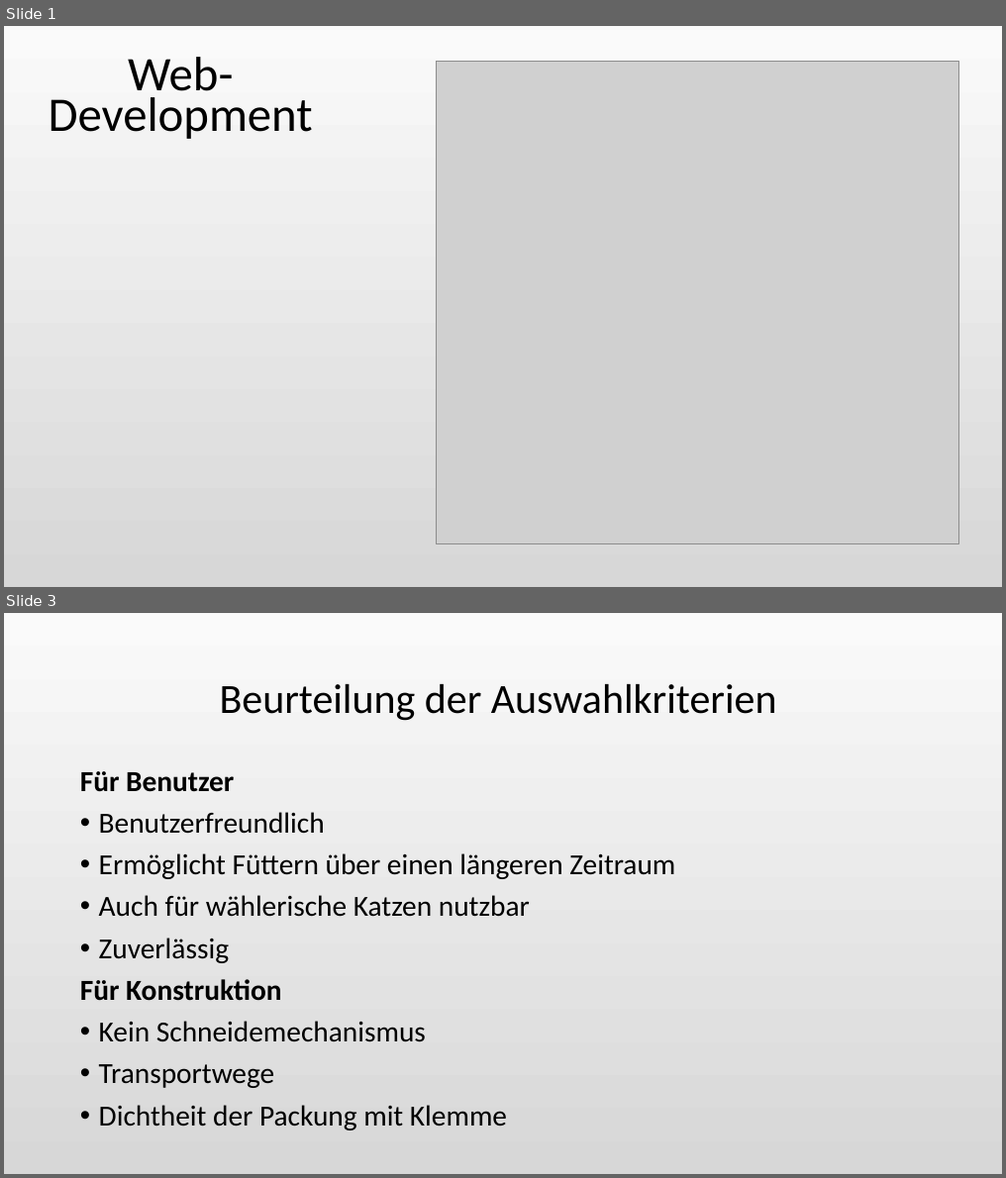
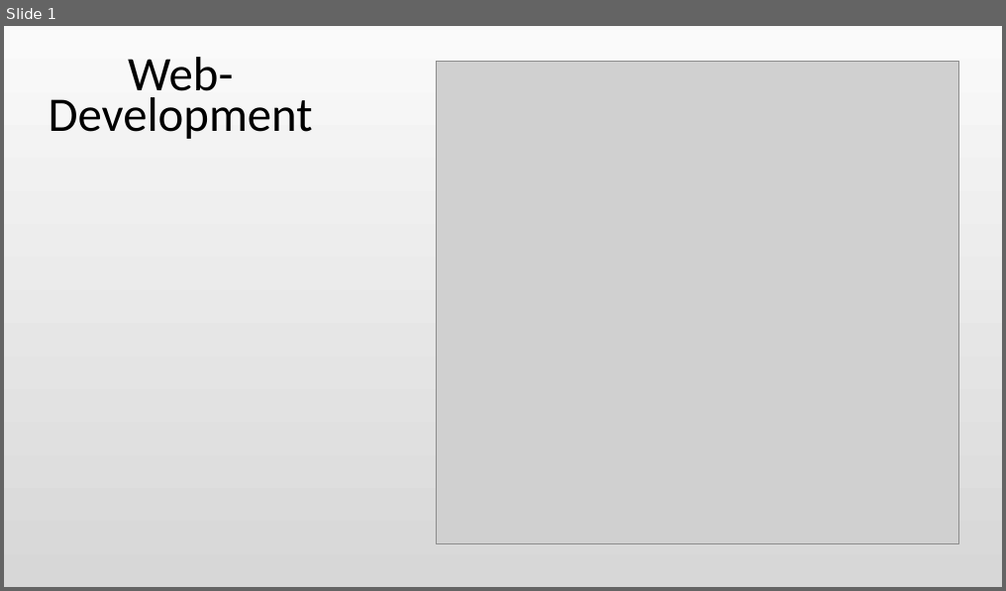
Before and after one commit to Katzenfuetterungsanlage/fuettr_prototype, a slide deck: Diplomarbeit/Powerpoint/Greistorfer.odp. Shown one above the other, each under a label of ours: slides 1 and 3 before the commit, slide 1 after it; the slides between them are not shown. The pictures are 1006x1178 and 1006x591 pixels, drawn with LibreOffice and Linux fonts; fonts in the diff are those of the drawing; grey boxes stand for pictures. Boxes give left, top, right and bottom in pixels: in the first picture for what was removed or moved away, otherwise in the second. Text is boxed around its words. In the diff, an @@ line names an element or a change of style, - is before the commit and + after.

```diff
--- a/Diplomarbeit/Powerpoint/Greistorfer.odp
+++ b/Diplomarbeit/Powerpoint/Greistorfer.odp
@@ slide 3 removed at [4,613,1002,1174], background gradient #FAFAFA to #D7D7D7 @@
@@ title removed at [220,684,777,721] @@
-  Beurteilung der Auswahlkriterien
@@ text removed at [80,771,675,1131] @@
-Für Benutzer
-• Benutzerfreundlich
-• Ermöglicht Füttern über einen längeren Zeitraum
-• Auch für wählerische Katzen nutzbar
-• Zuverlässig
-Für Konstruktion
-• Kein Schneidemechanismus
-• Transportwege
-• Dichtheit der Packung mit Klemme
```
Also in this commit, not shown: 1 slide changed, 1 slide added, 1 other file.
